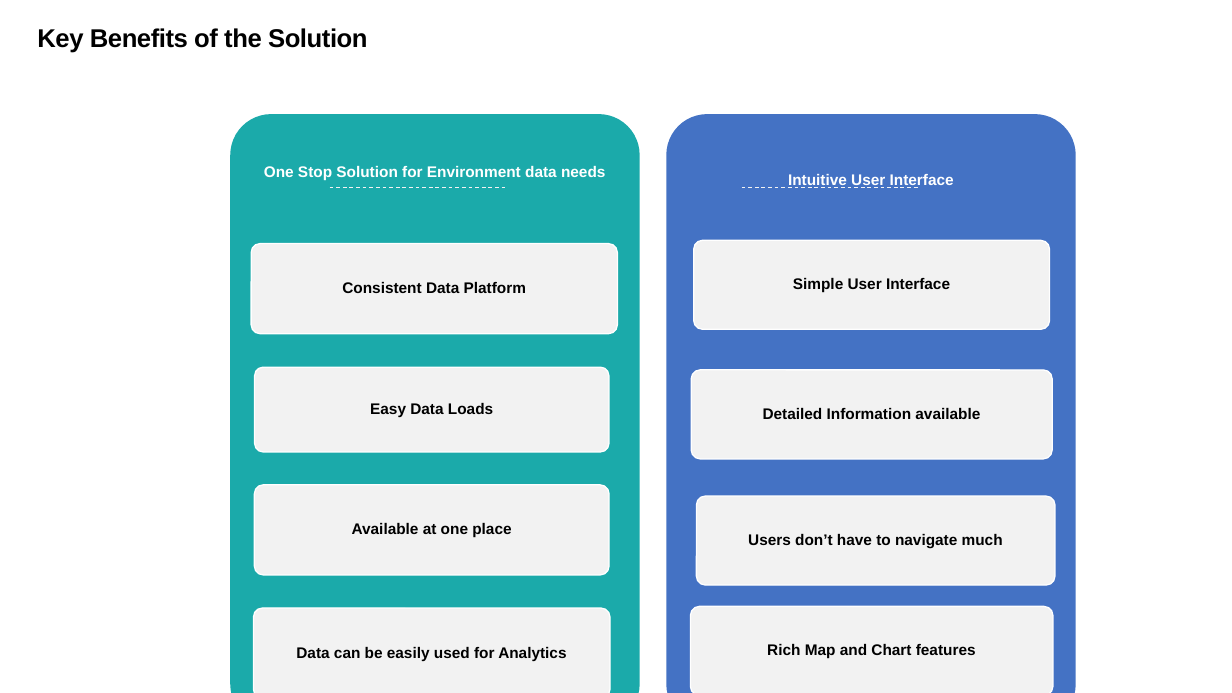
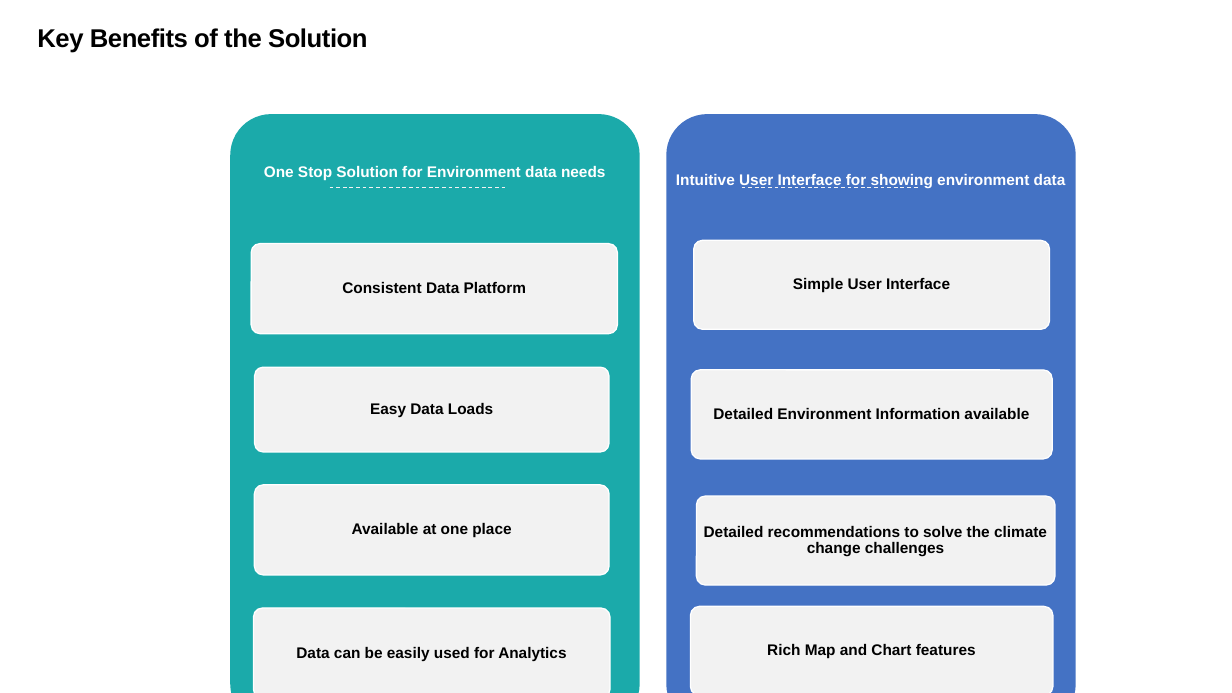
Before and after one commit to ruchirmathur/spaceapps, a slide deck: slide 5 of NASA Open Data.pptx. Drawn at 1232x693 pixels with LibreOffice and Linux fonts; fonts in the diff are those of the drawing. Boxes give left, top, right and bottom in pixels: in the first picture for what was removed or moved away, otherwise in the second. Text is boxed around its words. In the diff, an @@ line names an element or a change of style, - is before the commit and + after.

```diff
--- a/NASA Open Data.pptx
+++ b/NASA Open Data.pptx
@@ text at (676, 174, 1066, 188): text changed @@
-Intuitive User Interface
+Intuitive User Interface for showing environment data
@@ text at (713, 408, 1029, 419): text changed @@
-Detailed Information available
+Detailed Environment Information available
@@ text at (704, 526, 1047, 557): text changed @@
-Users don’t have to navigate much
+Detailed recommendations to solve the climate change challenges
```
Also in this commit, not shown: 6 other slides changed.
